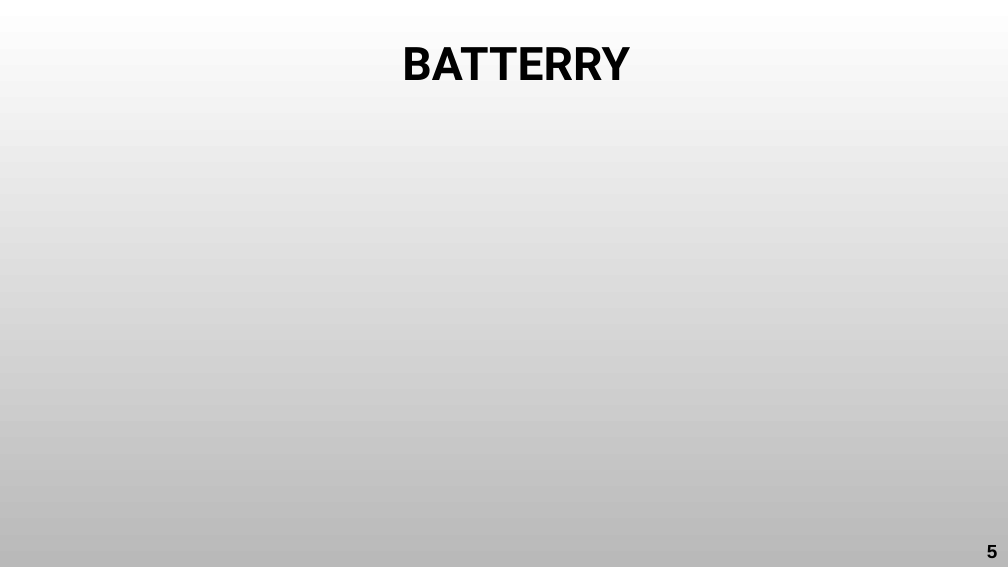
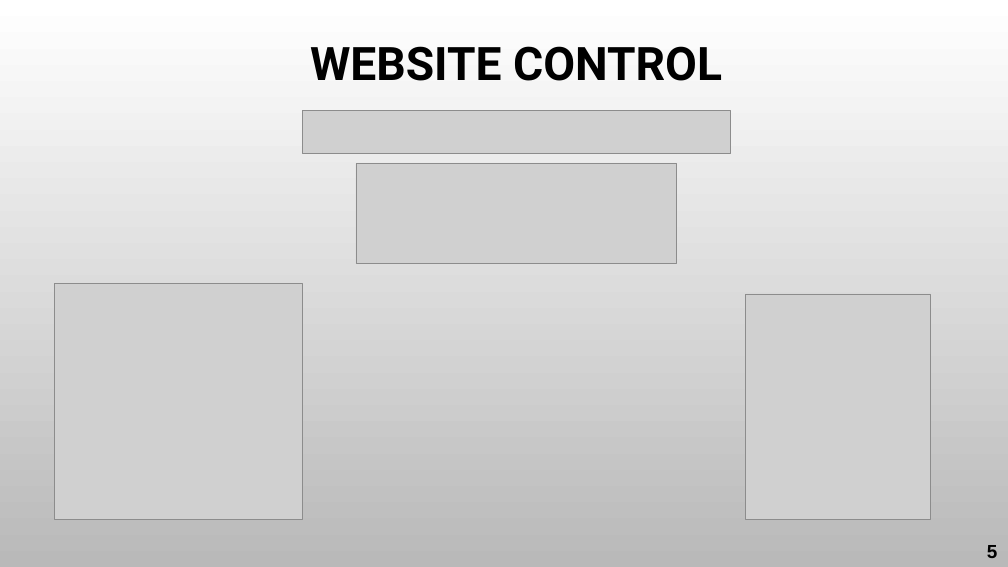
Before and after one commit to fluke-jesadakorn/Smart_Farm_ALL_File, a slide deck: slide 8 of Paper/Proj_I_Smart LPWAN Farm Midterm.pptx. Drawn at 1008x567 pixels with LibreOffice and Linux fonts; fonts in the diff are those of the drawing; grey boxes stand for pictures; background and template pictures are left out. Boxes give left, top, right and bottom in pixels: in the first picture for what was removed or moved away, otherwise in the second. Text is boxed around its words. In the diff, an @@ line names an element or a change of style, - is before the commit and + after.

Commit message:
pre slide

```diff
--- a/Paper/Proj_I_Smart LPWAN Farm Midterm.pptx
+++ b/Paper/Proj_I_Smart LPWAN Farm Midterm.pptx
@@ title at (x1=310, y1=46, x2=722, y2=81): text changed @@
-BATTERRY
+WEBSITE CONTROL
@@ picture added at (x1=302, y1=110, x2=731, y2=154) @@
@@ picture added at (x1=356, y1=164, x2=677, y2=265) @@
@@ picture added at (x1=54, y1=284, x2=302, y2=519) @@
@@ picture added at (x1=746, y1=294, x2=931, y2=520) @@
```
Also in this commit, not shown: 15 other slides changed.
